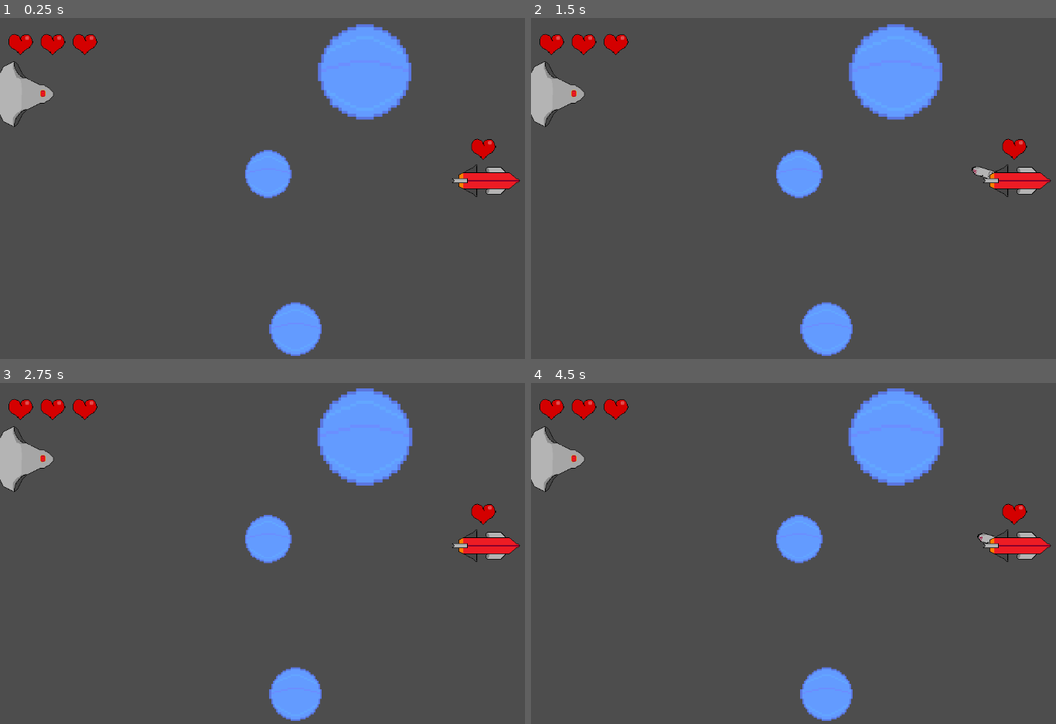
Above: before the commit, frames 1-4 (two rows, left to right).
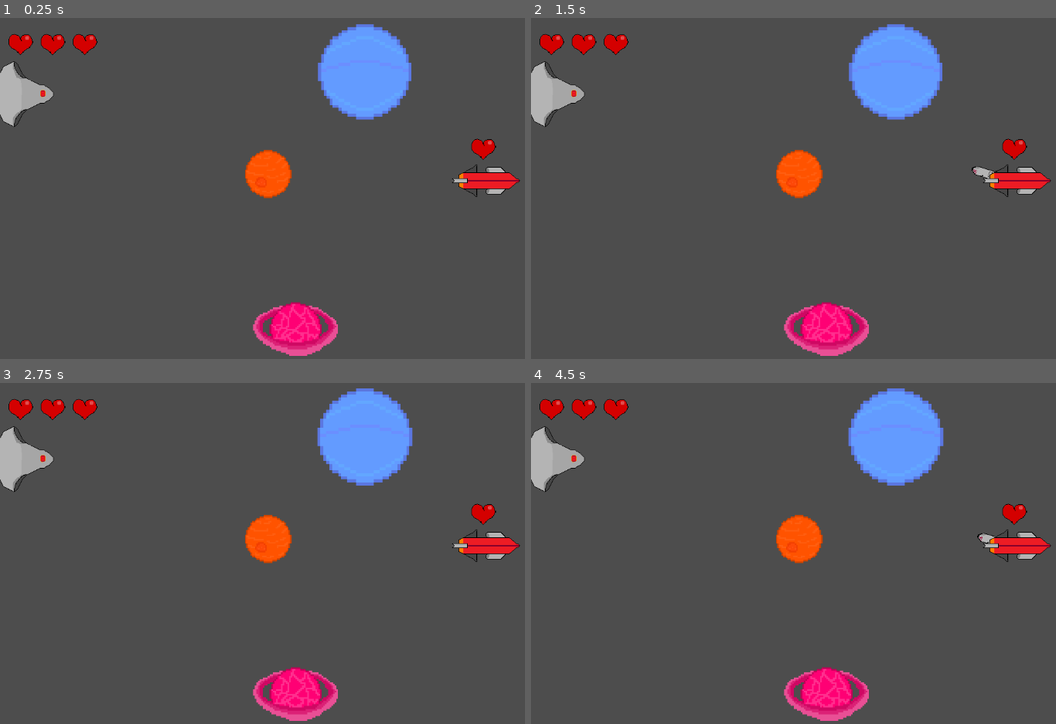
Above: after the commit, the same moments.

Repository: farkon00/GMTK2024
Game: Godot game, scene res://Main.tscn
Two runs of this game, one before a commit and one after it. Both use one fixed random seed, a clock stepped at 60 frames per second and the inputs below.
Inputs (mouse positions are in pixels of both pictures, inside the frame that each line leads up to):
- Up to frame 1 (0.25 s): no input
- Up to frame 2 (1.5 s): tap Enter at 0.5 s; move the mouse to (977, 168) at 0.52 s; click (977, 168) at 0.67 s; tap Space at 1.25 s; move the mouse to (714, 202) at 1.27 s; click (714, 202) at 1.42 s
- Up to frame 3 (2.75 s): move the mouse to (372, 475) at 2.02 s; click (372, 475) at 2.17 s
- Up to frame 4 (4.5 s): tap Enter at 2.75, 4.25 s; move the mouse to (809, 621) at 2.77 s; click (809, 621) at 2.92 s; tap Space at 3.5 s; move the mouse to (1024, 601) at 3.52 s; click (1024, 601) at 3.67 s; move the mouse to (657, 498) at 4.27 s; click (657, 498) at 4.42 s

The runs differ from the first frame. In frame 1, 2.7% of the frame differs, in the area x 46-65%, y 38-100%; in frame 2, 2.7%; in frame 3, 2.7%; in frame 4, 2.7%.

Commit message:
Add various planet textures

Diff:
--- a/Main.tscn
+++ b/Main.tscn
@@ -7,6 +7,8 @@
 [ext_resource type="Texture2D" uid="uid://d4b44hojwum0e" path="res://Textures/Laser/laser_red.png" id="3_alwoh"]
 [ext_resource type="Script" path="res://Scripts/GameManager.gd" id="4_0dhc0"]
 [ext_resource type="SpriteFrames" uid="uid://qye1wuwg5k82" path="res://Textures/EnemyShip/enemy_ship_frames.tres" id="5_lv5jn"]
+[ext_resource type="Texture2D" uid="uid://uh1r8jktwble" path="res://Textures/Planets/Planet2.png" id="7_nefmo"]
+[ext_resource type="Texture2D" uid="uid://cq0kny86uh14m" path="res://Textures/Planets/Planet3.png" id="8_21u2d"]
 
 [sub_resource type="RectangleShape2D" id="RectangleShape2D_3hqci"]
 size = Vector2(67.8985, 40.0182)
@@ -122,6 +124,9 @@
 mass = 400.0
 laser_speed = 700.0
 
+[node name="Sprite2D" parent="Planets/Planet" index="1"]
+texture = ExtResource("7_nefmo")
+
 [node name="Planet2" parent="Planets" instance=ExtResource("2_c4yi3")]
 position = Vector2(678, 111)
 mass = 1600.0
@@ -132,6 +137,9 @@
 mass = 500.0
 laser_speed = 700.0
 
+[node name="Sprite2D" parent="Planets/Planet3" index="1"]
+texture = ExtResource("8_21u2d")
+
 [node name="GameManager" type="Node" parent="."]
 script = ExtResource("4_0dhc0")
 
@@ -202,3 +210,7 @@
 [connection signal="body_entered" from="Player/Area2D" to="Player" method="_on_area_2d_body_entered"]
 [connection signal="body_entered" from="EnemyShip/Area2D" to="EnemyShip" method="_on_area_2d_body_entered"]
 [connection signal="body_exited" from="EnemyShip/Area2D" to="EnemyShip" method="_on_area_2d_body_exited"]
+
+[editable path="Planets/Planet"]
+[editable path="Planets/Planet2"]
+[editable path="Planets/Planet3"]
Not shown: 1 places in Main.tscn that only renumber resources
Binary file added: Textures/Planets/Planet2.png
Not shown, added: Textures/Planets/Planet2.png.import
Binary file added: Textures/Planets/Planet3.png
Not shown, added: Textures/Planets/Planet3.png.import
Not shown, added: Textures/Planets/Planet2.png~
Not shown, added: Textures/Planets/Planet3.kra
Not shown, added: Textures/Planets/Planet3.png.kra
Not shown, added: Textures/Planets/Planet3.png~
